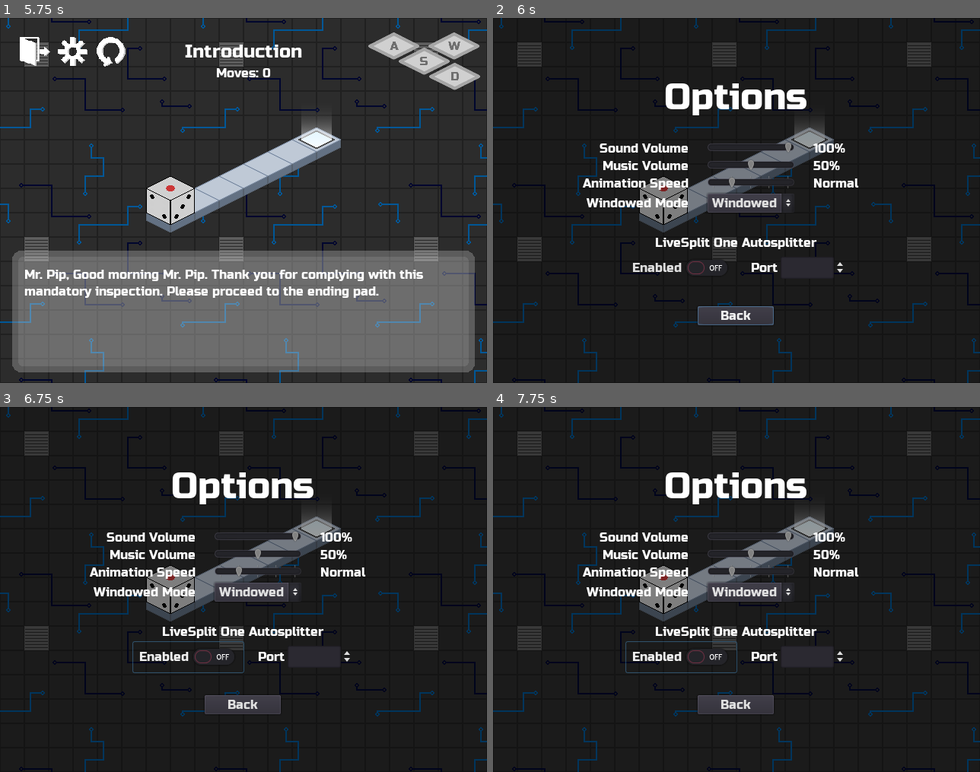
Above: before the commit, frames 1-4 (two rows, left to right).
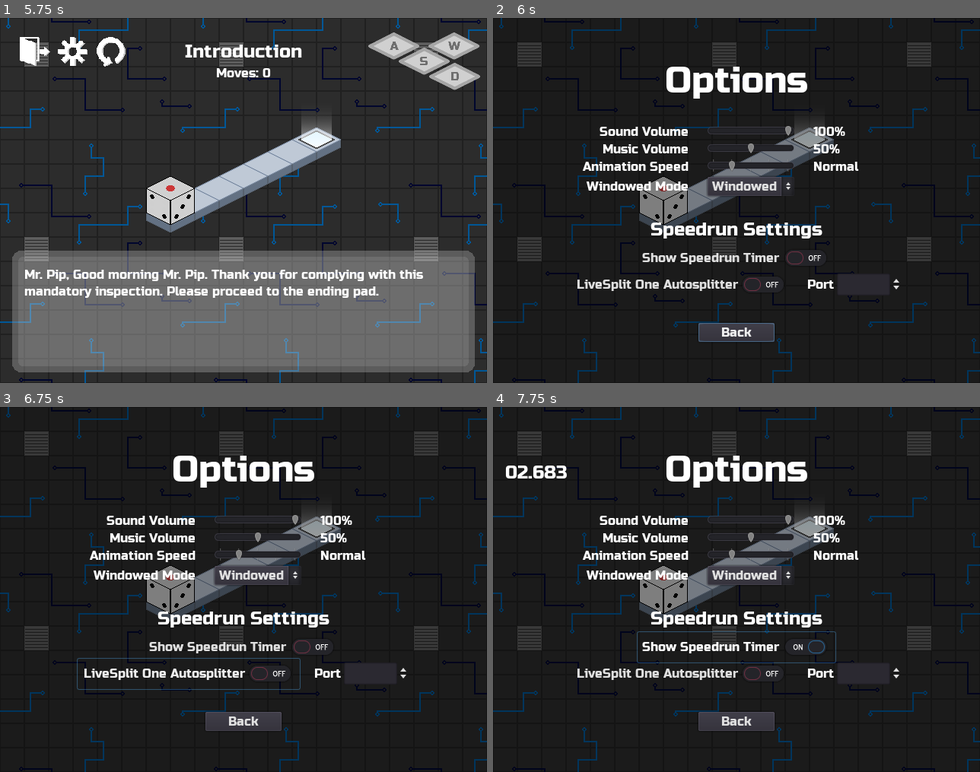
Above: after the commit, the same moments.

Repository: kdreese/gmtk-2022
Game: Godot game, scene res://src/states/Menu.tscn
Two runs of this game, one before a commit and one after it. Both use one fixed random seed, a clock stepped at 60 frames per second and the inputs below.
Inputs (mouse positions are in pixels of both pictures, inside the frame that each line leads up to):
- Up to frame 1 (5.75 s): click "Select Level" at 0.5 s; click "Introduction" at 1.25 s; click (112, 50) at 2 s; click (112, 50) at 2.75 s; click (112, 50) at 3.5 s; click (34, 50) at 4.25 s; click "Play" at 5 s
- Up to frame 2 (6 s): click (566, 50) at 5.75 s
- Up to frame 3 (6.75 s): click "Enabled" (after the commit: "LiveSplit One Autosplitter") at 6.5 s
- Up to frame 4 (7.75 s): click (736, 647) at 7.25 s, where only the run after the commit has a clickable "Show Speedrun Timer"

Frame 1 is identical in both runs. In frame 2, 10% of the frame differs, in the area x 17-84%, y 13-89%; in frame 3, 11%; in frame 4, 11%, in the area x 2-84%, y 13-89%.

Commit message:
Add built-in speedrun timer

Diff:
--- a/src/scripts/Autosplitter.gd
+++ b/src/scripts/Autosplitter.gd
@@ -1,8 +1,13 @@
 extends Node
 
 
+signal timer_updated
+
 var server: WebSocketServer
 var peers := []
+
+var speedrun_is_running := false
+var speedrun_timer: float
 
 
 func _ready() -> void:
@@ -48,7 +53,38 @@
 			print("Error sending packet")
 
 
-func _process(_delta: float) -> void:
+func run_start() -> void:
+	speedrun_is_running = true
+	speedrun_timer = 0.0
+	send_data("initgametime")
+	send_data("start")
+	send_data("setgametime 0.0")
+
+
+func run_reset() -> void:
+	speedrun_is_running = false
+	send_data("reset")
+
+
+func run_split() -> void:
+	send_data("setgametime %s" % speedrun_timer)
+	send_data("split")
+
+
+func run_finish() -> void:
+	emit_signal("timer_updated", true)
+	speedrun_is_running = false
+
+
+func run_delta(delta: float) -> void:
+	speedrun_timer += delta
+	send_data("setgametime %s" % speedrun_timer)
+
+
+func _process(delta: float) -> void:
+	if speedrun_is_running:
+		run_delta(delta)
+		emit_signal("timer_updated")
 	if server.is_listening():
 		server.poll()
 
--- a/src/scripts/Global.gd
+++ b/src/scripts/Global.gd
@@ -94,6 +94,7 @@
 var music_volume := 0.5
 var animation_speed := 1
 
+var speedrun_timer_enabled := false
 var autosplitter_enabled := false
 var autosplitter_port := 5678
 
@@ -193,6 +194,11 @@
 		if typeof(new_fullscreen) == TYPE_BOOL:
 			OS.window_fullscreen = new_fullscreen
 
+	if "speedrun_timer_enabled" in config:
+		var new_speedrun = config["speedrun_timer_enabled"]
+		if typeof(new_speedrun) == TYPE_BOOL:
+			speedrun_timer_enabled = new_speedrun
+
 	if OS.get_name() != "HTML5":
 		if "autosplitter_enabled" in config:
 			var new_autosplitter_enabled = config["autosplitter_enabled"]
@@ -215,6 +221,7 @@
 		"music_volume": music_volume,
 		"animation_speed": animation_speed,
 		"window_fullscreen": OS.window_fullscreen,
+		"speedrun_timer_enabled": speedrun_timer_enabled
 	}
 
 	if OS.get_name() != "HTML5":
--- a/src/states/Game.gd
+++ b/src/states/Game.gd
@@ -5,6 +5,8 @@
 
 var moves: int
 var options_return_to_game: bool
+
+onready var speedrun_timer: Label = $"%SpeedrunTimer"
 
 
 func _ready() -> void:
@@ -34,6 +36,10 @@
 
 	reset_move_counter()
 
+	update_timer()
+	error = Autosplitter.connect("timer_updated", self, "update_timer")
+	assert(not error)
+
 
 func _unhandled_input(event: InputEvent) -> void:
 	if event.is_action_pressed("escape"):
@@ -56,6 +62,26 @@
 	update_move_counter()
 
 
+func update_timer(final_time := false) -> void:
+	var should_show_timer := Autosplitter.speedrun_is_running and Global.speedrun_timer_enabled
+	if not should_show_timer == speedrun_timer.visible:
+		speedrun_timer.visible = should_show_timer
+
+	var minutes := floor(Autosplitter.speedrun_timer / 60.0) as int
+	var non_minutes := fmod(Autosplitter.speedrun_timer, 60.0)
+	var seconds := floor(non_minutes) as int
+	var non_seconds := fmod(non_minutes, 1.0)
+	var milliseconds := floor(non_seconds * 1000) as int
+
+	var time_str = "%02d.%03d" % [seconds, milliseconds]
+	if minutes > 0:
+		time_str = "%d:%s" % [minutes, time_str]
+	if final_time:
+		time_str = "%s Final Time" % time_str
+
+	speedrun_timer.text = time_str
+
+
 func _on_player_move(grid_coords: Vector2):
 	moves += 1
 	update_move_counter()
@@ -76,10 +102,10 @@
 
 func _on_LevelEnd_exit_reached_success():
 	get_tree().paused = true
+	Autosplitter.run_split()
 	$CanvasLayer/LevelComplete.update_text()
 	$CanvasLayer/LevelComplete.show()
 	hide_ui()
-	Autosplitter.send_data("split")
 
 
 func _on_OptionsMenu_options_exited() -> void:
@@ -94,7 +120,7 @@
 
 
 func _on_MenuButton_pressed() -> void:
-	# Go back to the main menu.
+	Autosplitter.run_reset()
 	var error := get_tree().change_scene("res://src/states/Menu.tscn")
 	assert(not error)
 
--- a/src/states/Game.tscn
+++ b/src/states/Game.tscn
@@ -28,6 +28,10 @@
 size = 32
 font_data = ExtResource( 2 )
 
+[sub_resource type="DynamicFont" id=5]
+size = 24
+font_data = ExtResource( 2 )
+
 [node name="Game" type="Node2D"]
 script = ExtResource( 1 )
 
@@ -63,7 +67,6 @@
 anchor_left = 1.0
 anchor_right = 1.0
 margin_left = -162.0
-margin_top = 2.01948e-28
 margin_right = 242.0
 margin_bottom = 250.0
 rect_scale = Vector2( 0.4, 0.4 )
@@ -285,6 +288,15 @@
 margin_right = 123.0
 margin_bottom = 83.0
 text = "Quit to Menu"
+
+[node name="SpeedrunTimer" type="Label" parent="CanvasLayer"]
+unique_name_in_owner = true
+margin_left = 16.0
+margin_top = 72.0
+margin_right = 102.0
+margin_bottom = 100.0
+custom_fonts/font = SubResource( 5 )
+text = "00.000"
 
 [node name="Background" type="CanvasLayer" parent="."]
 layer = -1
--- a/src/states/LevelComplete.gd
+++ b/src/states/LevelComplete.gd
@@ -8,6 +8,7 @@
 		$C/V/YouWinLabel.show()
 		$C/V/Buttons/ContinueButton.hide()
 		$C/V/Buttons/RestartButton.grab_focus()
+		Autosplitter.run_finish()
 
 
 func _unhandled_input(event: InputEvent) -> void:
--- a/src/states/Menu.gd
+++ b/src/states/Menu.gd
@@ -11,7 +11,7 @@
 func _on_PlayButton_pressed() -> void:
 	var error := get_tree().change_scene("res://src/states/Game.tscn")
 	assert(not error)
-	Autosplitter.send_data("start")
+	Autosplitter.run_start()
 
 
 func _on_LevelSelectButton_pressed() -> void:
--- a/src/states/OptionsMenu.gd
+++ b/src/states/OptionsMenu.gd
@@ -5,22 +5,37 @@
 
 var animation_speed_strings := ["Slow", "Normal", "Fast", "Very Fast", "Hyperspeed"]
 
-onready var fullscreen_option_button: OptionButton = $C/V/G/FullscreenOptionButton
+onready var back_button: Button = $"%BackButton"
+
+onready var sound_volume_slider: HSlider = $"%SoundVolumeSlider"
+onready var music_volume_slider: HSlider = $"%MusicVolumeSlider"
+onready var animation_speed_slider: HSlider = $"%AnimationSpeedSlider"
+onready var fullscreen_option_button: OptionButton = $"%FullscreenOptionButton"
+
+onready var sound_volume_label: Label = $"%SoundVolumeLabel"
+onready var music_volume_label: Label = $"%MusicVolumeLabel"
+onready var animation_speed_label: Label = $"%AnimationSpeedLabel"
+
+onready var speedrun_timer_check: CheckButton = $"%SpeedrunTimerCheck"
+onready var livesplit_settings: HBoxContainer = $"%LivesplitSettings"
+onready var autosplitter_enabled_check: CheckButton = $"%AutosplitterEnabledCheck"
+onready var autosplitter_port_spin_box: SpinBox = $"%AutosplitterPortSpinBox"
 
 
 func _ready() -> void:
 	fullscreen_option_button.add_item("Windowed")
 	fullscreen_option_button.add_item("Fullscreen")
 
-	$C/V/G/SoundVolumeSlider.value = Global.sound_volume
-	$C/V/G/MusicVolumeSlider.value = Global.music_volume
-	$C/V/G/AnimationSpeedSlider.value = Global.animation_speed
+	sound_volume_slider.value = Global.sound_volume
+	music_volume_slider.value = Global.music_volume
+	animation_speed_slider.value = Global.animation_speed
 	fullscreen_option_button.select(1 if OS.window_fullscreen else 0)
+	speedrun_timer_check.pressed = Global.speedrun_timer_enabled
 	if OS.get_name() == "HTML5":
-		$C/V/V.hide()
+		livesplit_settings.hide()
 	else:
-		$C/V/V/H/AutosplitterEnabledCheck.pressed = Global.autosplitter_enabled
-		$C/V/V/H/AutosplitterPortSpinBox.value = Global.autosplitter_port
+		autosplitter_enabled_check.pressed = Global.autosplitter_enabled
+		autosplitter_port_spin_box.value = Global.autosplitter_port
 
 
 func _process(_delta: float) -> void:
@@ -38,7 +53,7 @@
 
 func show_menu() -> void:
 	show()
-	$C/V/BackButton.grab_focus()
+	back_button.grab_focus()
 
 
 func close_menu() -> void:
@@ -49,31 +64,35 @@
 
 func _on_SoundVolumeSlider_value_changed(value: float) -> void:
 	Global.set_sound_volume(value)
-	$C/V/G/SoundVolumeLabel.text = "%d%%" % (value * 100)
+	sound_volume_label.text = "%d%%" % (value * 100)
 
 
 func _on_MusicVolumeSlider_value_changed(value: float) -> void:
 	Global.set_music_volume(value)
-	$C/V/G/MusicVolumeLabel.text = "%d%%" % (value * 100)
+	music_volume_label.text = "%d%%" % (value * 100)
 
 
 func _on_AnimationSpeedSlider_value_changed(value: float) -> void:
 	Global.animation_speed = int(value)
-	$C/V/G/AnimationSpeedLabel.text = animation_speed_strings[value]
+	animation_speed_label.text = animation_speed_strings[value]
 
 
 func _on_FullscreenOptionsButton_item_selected(index: int) -> void:
 	OS.window_fullscreen = (index == 1)
 
 
+func _on_SpeedrunTimerCheck_toggled(button_pressed: bool) -> void:
+	Global.speedrun_timer_enabled = button_pressed
+
+
 func _on_AutosplitterEnabledCheck_toggled(button_pressed: bool) -> void:
 	if button_pressed:
-		$C/V/V/H/AutosplitterPortSpinBox.editable = false
+		autosplitter_port_spin_box.editable = false
 		Autosplitter.start()
 		if not Global.autosplitter_enabled:
-			$C/V/V/H/AutosplitterEnabledCheck.pressed = false
+			autosplitter_enabled_check.pressed = false
 	else:
-		$C/V/V/H/AutosplitterPortSpinBox.editable = true
+		autosplitter_port_spin_box.editable = true
 		Autosplitter.stop()
 
 
--- a/src/states/OptionsMenu.tscn
+++ b/src/states/OptionsMenu.tscn
@@ -1,10 +1,14 @@
-[gd_scene load_steps=4 format=2]
+[gd_scene load_steps=5 format=2]
 
 [ext_resource path="res://src/states/OptionsMenu.gd" type="Script" id=1]
 [ext_resource path="res://assets/ui/Russo_One.ttf" type="DynamicFontData" id=2]
 
 [sub_resource type="DynamicFont" id=1]
 size = 48
+font_data = ExtResource( 2 )
+
+[sub_resource type="DynamicFont" id=2]
+size = 24
 font_data = ExtResource( 2 )
 
 [node name="OptionsMenu" type="ColorRect"]
@@ -18,23 +22,25 @@
 anchor_bottom = 1.0
 
 [node name="V" type="VBoxContainer" parent="C"]
-margin_left = 125.0
-margin_top = 76.0
-margin_right = 514.0
-margin_bottom = 404.0
+margin_left = 102.0
+margin_top = 54.0
+margin_right = 538.0
+margin_bottom = 426.0
 custom_constants/separation = 30
 
 [node name="Title" type="Label" parent="C/V"]
-margin_right = 389.0
+margin_right = 436.0
 margin_bottom = 56.0
 custom_fonts/font = SubResource( 1 )
 text = "Options"
 align = 1
 
 [node name="G" type="GridContainer" parent="C/V"]
+margin_left = 23.0
 margin_top = 86.0
-margin_right = 389.0
+margin_right = 412.0
 margin_bottom = 180.0
+size_flags_horizontal = 4
 custom_constants/hseparation = 25
 columns = 3
 
@@ -45,6 +51,7 @@
 align = 2
 
 [node name="SoundVolumeSlider" type="HSlider" parent="C/V/G"]
+unique_name_in_owner = true
 margin_left = 164.0
 margin_right = 264.0
 margin_bottom = 16.0
@@ -54,6 +61,7 @@
 value = 1.0
 
 [node name="SoundVolumeLabel" type="Label" parent="C/V/G"]
+unique_name_in_owner = true
 margin_left = 289.0
 margin_right = 389.0
 margin_bottom = 19.0
@@ -67,6 +75,7 @@
 align = 2
 
 [node name="MusicVolumeSlider" type="HSlider" parent="C/V/G"]
+unique_name_in_owner = true
 margin_left = 164.0
 margin_top = 23.0
 margin_right = 264.0
@@ -77,6 +86,7 @@
 value = 0.5
 
 [node name="MusicVolumeLabel" type="Label" parent="C/V/G"]
+unique_name_in_owner = true
 margin_left = 289.0
 margin_top = 23.0
 margin_right = 389.0
@@ -91,6 +101,7 @@
 align = 2
 
 [node name="AnimationSpeedSlider" type="HSlider" parent="C/V/G"]
+unique_name_in_owner = true
 margin_left = 164.0
 margin_top = 46.0
 margin_right = 264.0
@@ -101,6 +112,7 @@
 ticks_on_borders = true
 
 [node name="AnimationSpeedLabel" type="Label" parent="C/V/G"]
+unique_name_in_owner = true
 margin_left = 289.0
 margin_top = 46.0
 margin_right = 389.0
@@ -116,6 +128,7 @@
 align = 2
 
 [node name="FullscreenOptionButton" type="OptionButton" parent="C/V/G"]
+unique_name_in_owner = true
 margin_left = 164.0
 margin_top = 69.0
 margin_right = 264.0
@@ -129,43 +142,65 @@
 
 [node name="V" type="VBoxContainer" parent="C/V"]
 margin_top = 210.0
-margin_right = 389.0
-margin_bottom = 273.0
-
-[node name="AutosplitterLabel" type="Label" parent="C/V/V"]
-margin_right = 389.0
-margin_bottom = 19.0
-rect_min_size = Vector2( 100, 0 )
+margin_right = 436.0
+margin_bottom = 317.0
+
+[node name="SpeedrunLabel" type="Label" parent="C/V/V"]
+margin_right = 436.0
+margin_bottom = 28.0
+rect_min_size = Vector2( 100, 0 )
+custom_fonts/font = SubResource( 2 )
+text = "Speedrun Settings"
+align = 1
+
+[node name="V" type="VBoxContainer" parent="C/V/V"]
+margin_top = 32.0
+margin_right = 436.0
+margin_bottom = 107.0
+custom_constants/separation = -5
+
+[node name="SpeedrunTimerCheck" type="CheckButton" parent="C/V/V/V"]
+unique_name_in_owner = true
+margin_left = 88.0
+margin_right = 348.0
+margin_bottom = 40.0
+focus_neighbour_bottom = NodePath("../LivesplitSettings/AutosplitterEnabledCheck")
+size_flags_horizontal = 4
+size_flags_vertical = 4
+text = "Show Speedrun Timer"
+
+[node name="LivesplitSettings" type="HBoxContainer" parent="C/V/V/V"]
+unique_name_in_owner = true
+margin_top = 35.0
+margin_right = 436.0
+margin_bottom = 75.0
+alignment = 1
+
+[node name="AutosplitterEnabledCheck" type="CheckButton" parent="C/V/V/V/LivesplitSettings"]
+unique_name_in_owner = true
+margin_right = 292.0
+margin_bottom = 40.0
+focus_neighbour_top = NodePath("../../SpeedrunTimerCheck")
+focus_neighbour_right = NodePath("../AutosplitterPortSpinBox")
+size_flags_horizontal = 4
+size_flags_vertical = 4
 text = "LiveSplit One Autosplitter"
 align = 1
 
-[node name="H" type="HBoxContainer" parent="C/V/V"]
-margin_top = 23.0
-margin_right = 389.0
-margin_bottom = 63.0
-alignment = 1
-
-[node name="AutosplitterEnabledCheck" type="CheckButton" parent="C/V/V/H"]
-margin_left = 50.0
-margin_right = 195.0
-margin_bottom = 40.0
-focus_neighbour_right = NodePath("../AutosplitterPortSpinBox")
-text = "Enabled"
-align = 1
-
-[node name="Label" type="Label" parent="C/V/V/H"]
-margin_left = 199.0
+[node name="AutosplitterPortLabel" type="Label" parent="C/V/V/V/LivesplitSettings"]
+margin_left = 296.0
 margin_top = 10.0
-margin_right = 249.0
+margin_right = 346.0
 margin_bottom = 29.0
 rect_min_size = Vector2( 50, 0 )
 text = "Port"
 align = 2
 
-[node name="AutosplitterPortSpinBox" type="SpinBox" parent="C/V/V/H"]
-margin_left = 253.0
+[node name="AutosplitterPortSpinBox" type="SpinBox" parent="C/V/V/V/LivesplitSettings"]
+unique_name_in_owner = true
+margin_left = 350.0
 margin_top = 5.0
-margin_right = 339.0
+margin_right = 436.0
 margin_bottom = 34.0
 focus_neighbour_left = NodePath("../AutosplitterEnabledCheck")
 size_flags_vertical = 4
@@ -173,11 +208,13 @@
 value = 5678.0
 
 [node name="BackButton" type="Button" parent="C/V"]
-margin_left = 144.0
-margin_top = 303.0
-margin_right = 244.0
-margin_bottom = 328.0
-rect_min_size = Vector2( 100, 0 )
+unique_name_in_owner = true
+margin_left = 168.0
+margin_top = 347.0
+margin_right = 268.0
+margin_bottom = 372.0
+rect_min_size = Vector2( 100, 0 )
+focus_neighbour_top = NodePath("../V/V/LivesplitSettings/AutosplitterEnabledCheck")
 size_flags_horizontal = 4
 text = "Back"
 
@@ -185,6 +222,7 @@
 [connection signal="value_changed" from="C/V/G/MusicVolumeSlider" to="." method="_on_MusicVolumeSlider_value_changed"]
 [connection signal="value_changed" from="C/V/G/AnimationSpeedSlider" to="." method="_on_AnimationSpeedSlider_value_changed"]
 [connection signal="item_selected" from="C/V/G/FullscreenOptionButton" to="." method="_on_FullscreenOptionsButton_item_selected"]
-[connection signal="toggled" from="C/V/V/H/AutosplitterEnabledCheck" to="." method="_on_AutosplitterEnabledCheck_toggled"]
-[connection signal="value_changed" from="C/V/V/H/AutosplitterPortSpinBox" to="." method="_on_AutosplitterPortSpinBox_value_changed"]
+[connection signal="toggled" from="C/V/V/V/SpeedrunTimerCheck" to="." method="_on_SpeedrunTimerCheck_toggled"]
+[connection signal="toggled" from="C/V/V/V/LivesplitSettings/AutosplitterEnabledCheck" to="." method="_on_AutosplitterEnabledCheck_toggled"]
+[connection signal="value_changed" from="C/V/V/V/LivesplitSettings/AutosplitterPortSpinBox" to="." method="_on_AutosplitterPortSpinBox_value_changed"]
 [connection signal="pressed" from="C/V/BackButton" to="." method="close_menu"]
--- a/src/states/PauseMenu.gd
+++ b/src/states/PauseMenu.gd
@@ -30,6 +30,6 @@
 
 func _on_ToMenuButton_pressed() -> void:
 	get_tree().paused = false
-	Autosplitter.send_data("reset")
+	Autosplitter.run_reset()
 	var error := get_tree().change_scene("res://src/states/Menu.tscn")
 	assert(not error)
Not shown: 1 places in src/states/Game.tscn that only renumber resources
